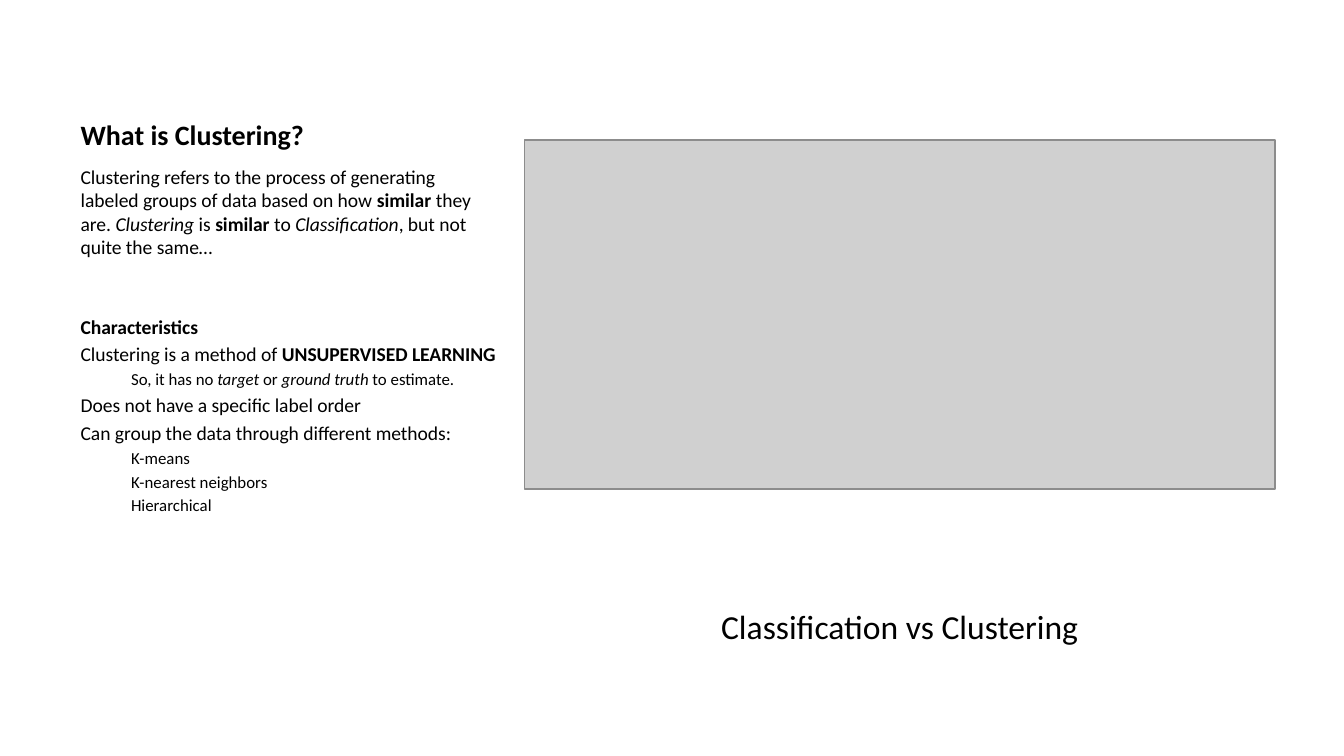
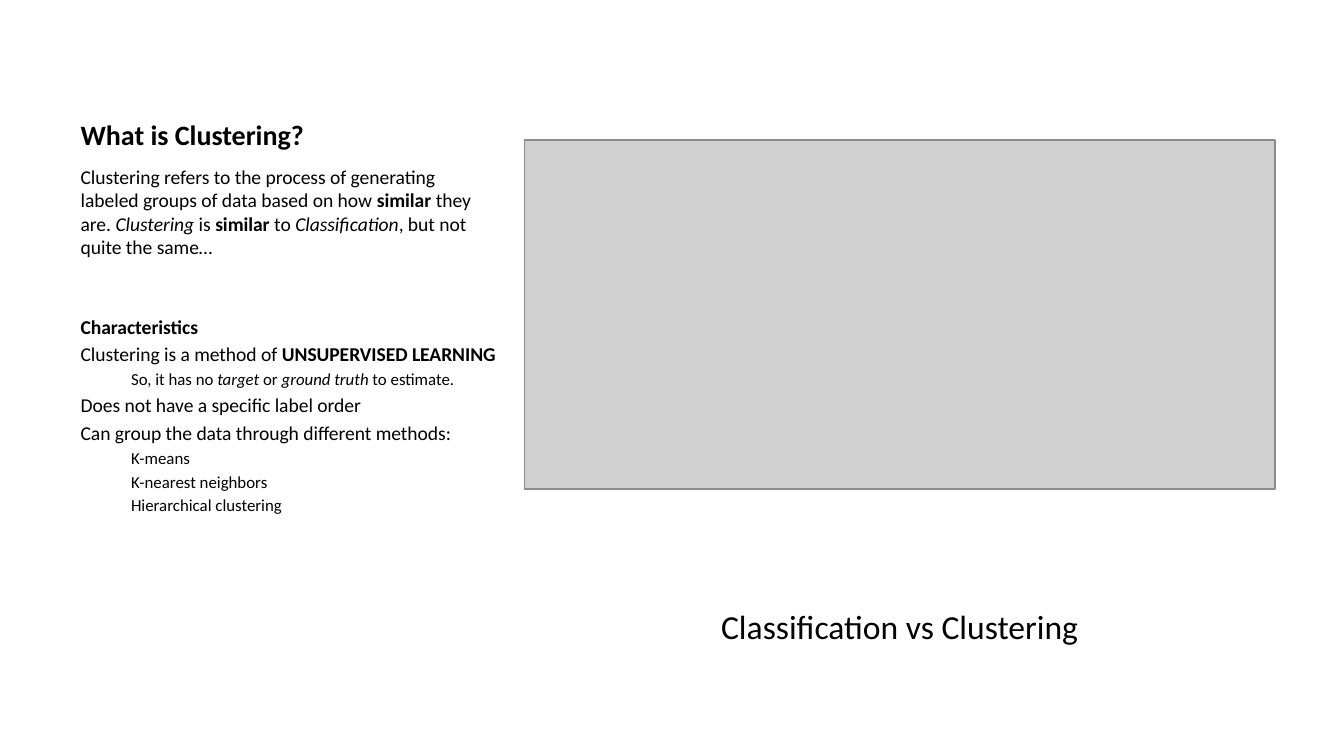
Before and after one commit to Rionzagal/ESILV-notes, a slide deck: slide 2 of src/Machine Learning/k_means/k_means_clustering.pptx. Drawn at 1344x756 pixels with LibreOffice and Linux fonts; fonts in the diff are those of the drawing; grey boxes stand for pictures. Boxes give left, top, right and bottom in pixels: in the first picture for what was removed or moved away, otherwise in the second. Text is boxed around its words. In the diff, an @@ line names an element or a change of style, - is before the commit and + after.

```diff
--- a/src/Machine Learning/k_means/k_means_clustering.pptx
+++ b/src/Machine Learning/k_means/k_means_clustering.pptx
@@ text at (131, 499, 281, 514): text changed @@
-  Hierarchical
+  Hierarchical clustering
```
Also in this commit, not shown: 4 slides added, 1 slide removed, 5 other files.
